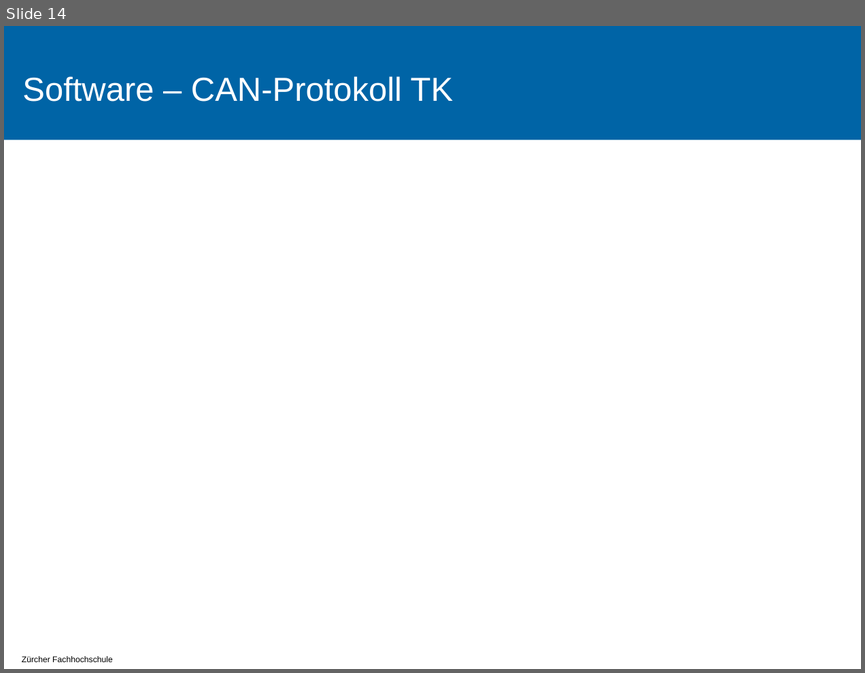
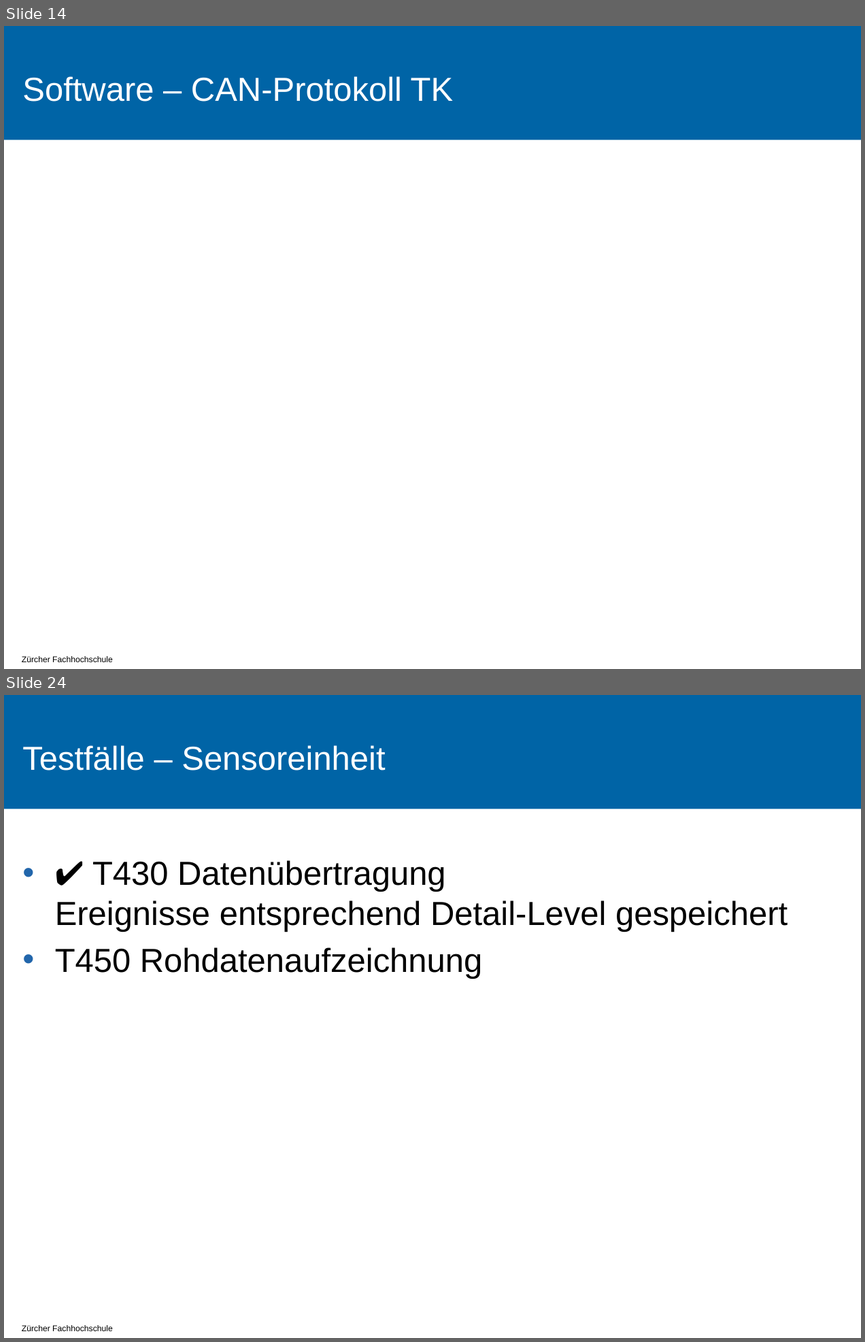
Before and after one commit to tokeller/WeKeBA, a slide deck: 9001_Praesentation/Praesentation.pptx. Shown one above the other, each under a label of ours: slide 14 before the commit, slides 14 and 24 after it; the slides between them are not shown. The pictures are 865x673 and 865x1342 pixels, drawn with LibreOffice and Linux fonts; fonts in the diff are those of the drawing; background and template pictures are left out. Boxes give left, top, right and bottom in pixels: in the first picture for what was removed or moved away, otherwise in the second. Text is boxed around its words. In the diff, an @@ line names an element or a change of style, - is before the commit and + after.

```diff
--- a/9001_Praesentation/Praesentation.pptx
+++ b/9001_Praesentation/Praesentation.pptx
@@ slide 24 added at [4,695,861,1338], background #FFFFFF; not listed: 2 template elements that a slide beside it also shows @@
@@ title added at [22,745,385,770], 28 pt, text #FFFFFF @@
+Testfälle – Sensoreinheit
@@ text added at [55,860,787,979], 28 pt, text #000000 @@
+• ✔ T430 Datenübertragung
+  Ereignisse entsprechend Detail-Level gespeichert
+• T450 Rohdatenaufzeichnung
```
Also in this commit, not shown: 4 slides changed, 8 other slides added, 1 slide removed.
